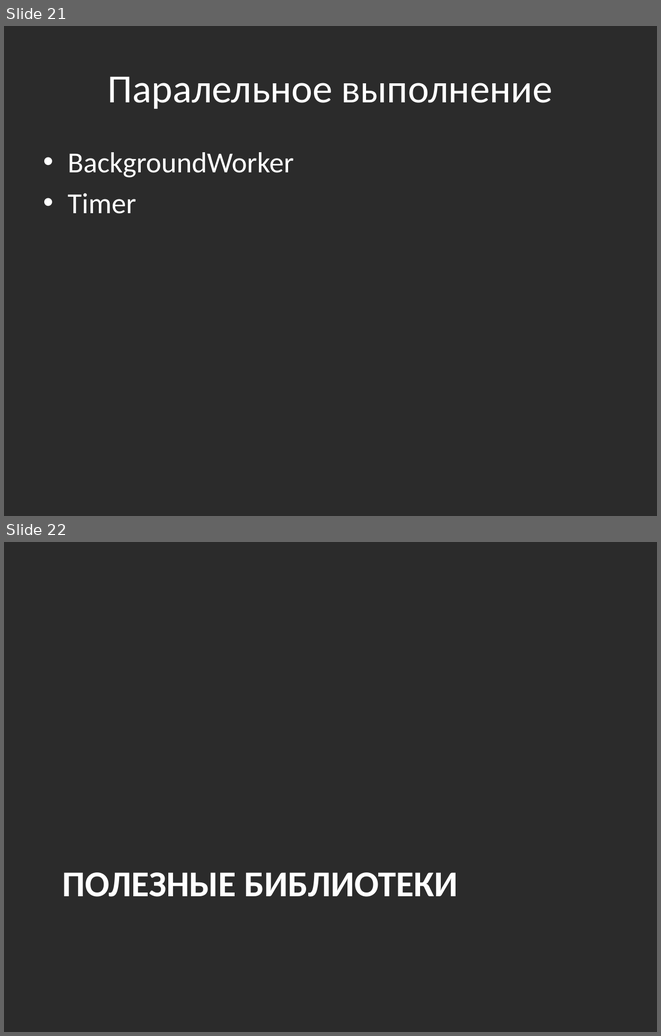
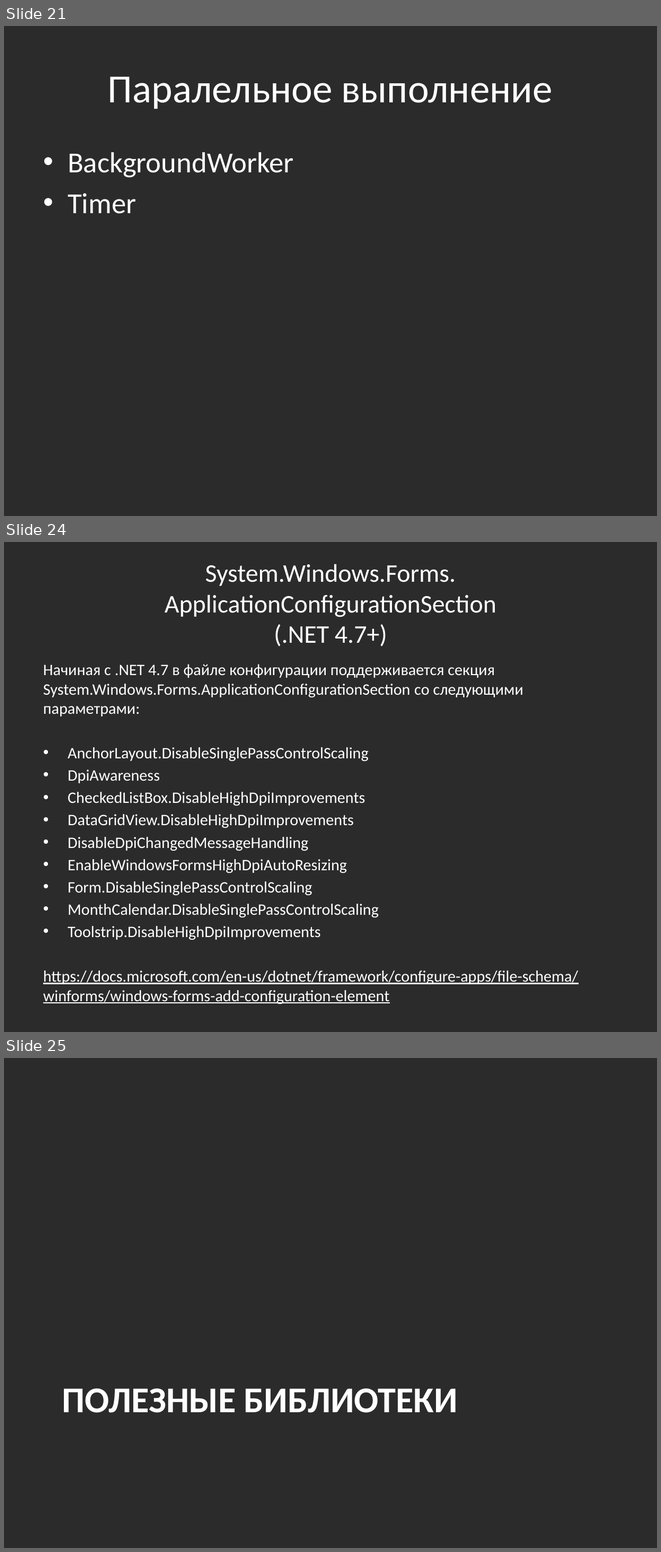
Before and after one commit to bazile/Training, a slide deck: Presentation/lesson-12-winforms.pptx. Shown one above the other, each under a label of ours: slides 21 and 22 before the commit, slides 21, 24 and 25 after it; the slides between them are not shown. The pictures are 661x1036 and 661x1552 pixels, drawn with LibreOffice and Linux fonts; fonts in the diff are those of the drawing; background and template pictures are left out; a plain dark background stands for a picture behind light text. Boxes give left, top, right and bottom in pixels: in the first picture for what was removed or moved away, otherwise in the second. Text is boxed around its words. In the diff, an @@ line names an element or a change of style, - is before the commit and + after.

```diff
--- a/Presentation/lesson-12-winforms.pptx
+++ b/Presentation/lesson-12-winforms.pptx
@@ slide 24 added at box(4, 542, 657, 1032), background picture (left out) @@
@@ title added at box(165, 564, 496, 646), 28 pt, text #FFFFFF @@
+System.Windows.Forms.
+ApplicationConfigurationSection
+(.NET 4.7+)
@@ text added at box(43, 664, 578, 1004), 17.6 pt, text #FFFFFF @@
+Начиная с .NET 4.7 в файле конфигурации поддерживается секция System.Windows.Forms.ApplicationConfigurationSection со следующими параметрами:
+• AnchorLayout.DisableSinglePassControlScaling
+• DpiAwareness
+• CheckedListBox.DisableHighDpiImprovements
+• DataGridView.DisableHighDpiImprovements
+• DisableDpiChangedMessageHandling
+• EnableWindowsFormsHighDpiAutoResizing
+• Form.DisableSinglePassControlScaling
+• MonthCalendar.DisableSinglePassControlScaling
+• Toolstrip.DisableHighDpiImprovements
+https://docs.microsoft.com/en-us/dotnet/framework/configure-apps/file-schema/winforms/windows-forms-add-configuration-element
@@ what was slide 22 is now slide 25 @@
```
Also in this commit, not shown: 2 other slides added, 12 other files.
